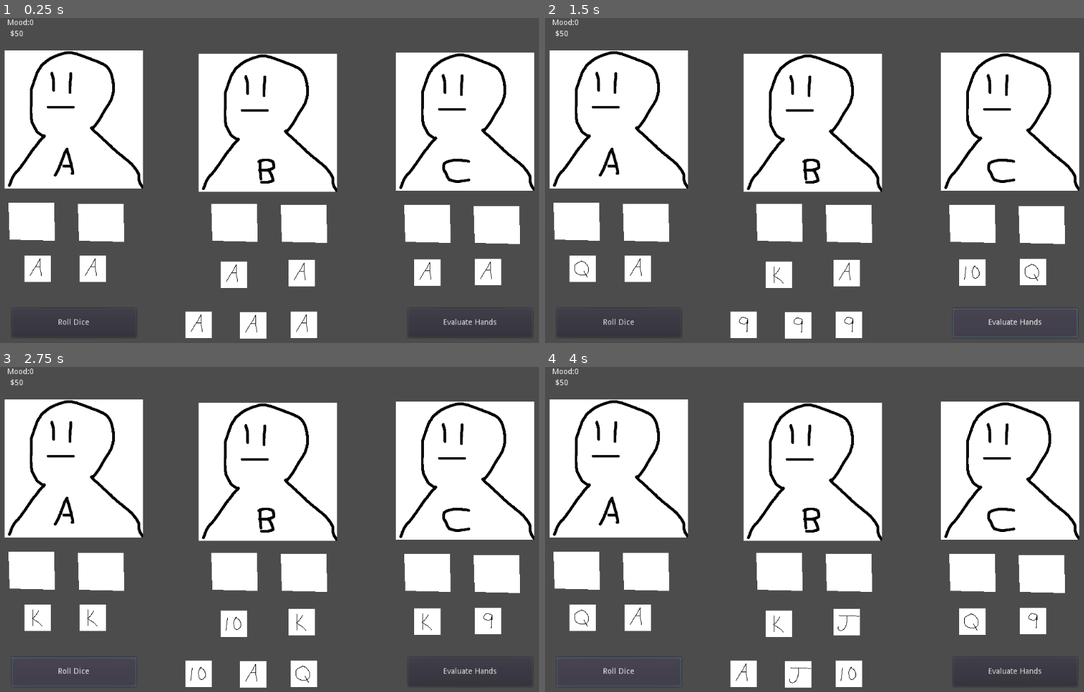
Above: before the commit, frames 1-4 (two rows, left to right).
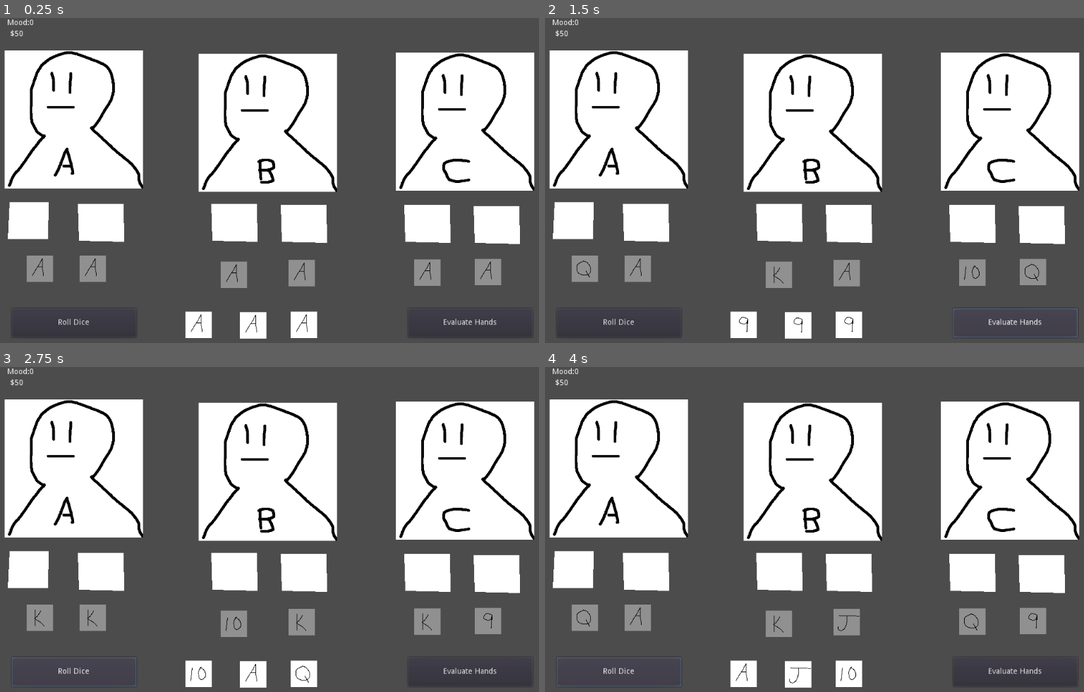
Above: after the commit, the same moments.

Repository: DiegoArmando/GMTK-Game-Jam-2022
Game: Godot game, scene res://Main.tscn
Same seed, same stepped clock (60 frames per second), same inputs: the game is played once before the commit and once after it.
Inputs:
- Up to frame 1 (0.25 s): no input
- Up to frame 2 (1.5 s): click "Roll Dice" at 0.5 s; click "Evaluate Hands" at 1.25 s
- Up to frame 3 (2.75 s): click "Roll Dice" at 2 s
- Up to frame 4 (4 s): click "Evaluate Hands" at 2.75 s; click "Roll Dice" at 3.5 s

The runs differ from the first frame. In frame 1, 2.7% of the frame differs, in the area x 1-94%, y 56-84%; in frame 2, 2.6%; in frame 3, 2.7%; in frame 4, 2.6%.

Commit message:
Added draggable dice

Diff:
--- a/Main.tscn
+++ b/Main.tscn
@@ -21,55 +21,58 @@
 
 [sub_resource type="SpriteFrames" id=1]
 animations = [ {
+"frames": [ ExtResource( 7 ) ],
+"loop": true,
+"name": "Neutral",
+"speed": 5.0
+}, {
+"frames": [ ExtResource( 6 ) ],
+"loop": true,
+"name": "Happy",
+"speed": 5.0
+}, {
 "frames": [ ExtResource( 1 ) ],
 "loop": true,
 "name": "Mad",
 "speed": 5.0
-}, {
-"frames": [ ExtResource( 7 ) ],
-"loop": true,
-"name": "Neutral",
-"speed": 5.0
-}, {
-"frames": [ ExtResource( 6 ) ],
-"loop": true,
-"name": "Happy",
-"speed": 5.0
 } ]
+
+[sub_resource type="RectangleShape2D" id=6]
+extents = Vector2( 33, 32.5 )
 
 [sub_resource type="SpriteFrames" id=2]
 animations = [ {
+"frames": [ ExtResource( 5 ) ],
+"loop": true,
+"name": "Neutral",
+"speed": 5.0
+}, {
+"frames": [ ExtResource( 8 ) ],
+"loop": true,
+"name": "Happy",
+"speed": 5.0
+}, {
 "frames": [ ExtResource( 3 ) ],
 "loop": true,
 "name": "Mad",
-"speed": 5.0
-}, {
-"frames": [ ExtResource( 5 ) ],
-"loop": true,
-"name": "Neutral",
-"speed": 5.0
-}, {
-"frames": [ ExtResource( 8 ) ],
-"loop": true,
-"name": "Happy",
 "speed": 5.0
 } ]
 
 [sub_resource type="SpriteFrames" id=3]
 animations = [ {
+"frames": [ ExtResource( 2 ) ],
+"loop": true,
+"name": "Neutral",
+"speed": 5.0
+}, {
+"frames": [ ExtResource( 4 ) ],
+"loop": true,
+"name": "Happy",
+"speed": 5.0
+}, {
 "frames": [ ExtResource( 9 ) ],
 "loop": true,
 "name": "Mad",
-"speed": 5.0
-}, {
-"frames": [ ExtResource( 2 ) ],
-"loop": true,
-"name": "Neutral",
-"speed": 5.0
-}, {
-"frames": [ ExtResource( 4 ) ],
-"loop": true,
-"name": "Happy",
 "speed": 5.0
 } ]
 
@@ -80,31 +83,34 @@
 "name": "9",
 "speed": 5.0
 }, {
+"frames": [ ExtResource( 15 ) ],
+"loop": true,
+"name": "K",
+"speed": 5.0
+}, {
+"frames": [ ExtResource( 17 ) ],
+"loop": true,
+"name": "A",
+"speed": 5.0
+}, {
 "frames": [ ExtResource( 14 ) ],
 "loop": true,
 "name": "10",
 "speed": 5.0
 }, {
+"frames": [ ExtResource( 13 ) ],
+"loop": true,
+"name": "J",
+"speed": 5.0
+}, {
 "frames": [ ExtResource( 12 ) ],
 "loop": true,
 "name": "Q",
 "speed": 5.0
-}, {
-"frames": [ ExtResource( 15 ) ],
-"loop": true,
-"name": "K",
-"speed": 5.0
-}, {
-"frames": [ ExtResource( 13 ) ],
-"loop": true,
-"name": "J",
-"speed": 5.0
-}, {
-"frames": [ ExtResource( 17 ) ],
-"loop": true,
-"name": "A",
-"speed": 5.0
 } ]
+
+[sub_resource type="RectangleShape2D" id=5]
+extents = Vector2( 24.5, 25.5 )
 
 [node name="Node2D" type="Node2D"]
 
@@ -132,8 +138,14 @@
 margin_right = 259.0
 margin_bottom = 62.0
 
-[node name="SlotA" type="Polygon2D" parent="P1"]
-polygon = PoolVector2Array( 32, 336, 115, 336, 116, 405, 34, 403 )
+[node name="Area2D" type="Area2D" parent="P1"]
+position = Vector2( 68, 367.5 )
+
+[node name="CollisionShape2D" type="CollisionShape2D" parent="P1/Area2D"]
+shape = SubResource( 6 )
+
+[node name="Polygon2D" type="Polygon2D" parent="P1/Area2D"]
+polygon = PoolVector2Array( -34, -32.5, 37, -32.5, 36, 34.5, -37, 34.5 )
 
 [node name="SlotB" type="Polygon2D" parent="P1"]
 position = Vector2( 126, 2 )
@@ -234,41 +246,94 @@
 [node name="DicePool" type="Node" parent="DiceBoss"]
 
 [node name="Die 1" type="AnimatedSprite" parent="DiceBoss/DicePool"]
-position = Vector2( 85, 456 )
-scale = Vector2( 0.0974999, 0.0974999 )
-frames = SubResource( 4 )
-animation = "A"
-script = ExtResource( 18 )
+modulate = Color( 0.568627, 0.568627, 0.568627, 1 )
+position = Vector2( 89, 456 )
+scale = Vector2( 0.0974999, 0.0974999 )
+frames = SubResource( 4 )
+animation = "A"
+script = ExtResource( 18 )
+
+[node name="KinematicBody2D" type="KinematicBody2D" parent="DiceBoss/DicePool/Die 1"]
+scale = Vector2( 10.2564, 10.2564 )
+input_pickable = true
+
+[node name="CollisionShape2D" type="CollisionShape2D" parent="DiceBoss/DicePool/Die 1/KinematicBody2D"]
+shape = SubResource( 5 )
 
 [node name="Die 2" type="AnimatedSprite" parent="DiceBoss/DicePool"]
+modulate = Color( 0.568627, 0.568627, 0.568627, 1 )
 position = Vector2( 185, 456 )
 scale = Vector2( 0.0974999, 0.0974999 )
 frames = SubResource( 4 )
 animation = "A"
+script = ExtResource( 18 )
+
+[node name="KinematicBody2D" type="KinematicBody2D" parent="DiceBoss/DicePool/Die 2"]
+scale = Vector2( 10.2564, 10.2564 )
+input_pickable = true
+
+[node name="CollisionShape2D" type="CollisionShape2D" parent="DiceBoss/DicePool/Die 2/KinematicBody2D"]
+shape = SubResource( 5 )
 
 [node name="Die 3" type="AnimatedSprite" parent="DiceBoss/DicePool"]
+modulate = Color( 0.568627, 0.568627, 0.568627, 1 )
 position = Vector2( 441, 467 )
 scale = Vector2( 0.0974999, 0.0974999 )
 frames = SubResource( 4 )
 animation = "A"
+script = ExtResource( 18 )
+
+[node name="KinematicBody2D" type="KinematicBody2D" parent="DiceBoss/DicePool/Die 3"]
+scale = Vector2( 10.2564, 10.2564 )
+input_pickable = true
+
+[node name="CollisionShape2D" type="CollisionShape2D" parent="DiceBoss/DicePool/Die 3/KinematicBody2D"]
+shape = SubResource( 5 )
 
 [node name="Die 4" type="AnimatedSprite" parent="DiceBoss/DicePool"]
+modulate = Color( 0.568627, 0.568627, 0.568627, 1 )
 position = Vector2( 564, 464 )
 scale = Vector2( 0.0974999, 0.0974999 )
 frames = SubResource( 4 )
 animation = "A"
+script = ExtResource( 18 )
+
+[node name="KinematicBody2D" type="KinematicBody2D" parent="DiceBoss/DicePool/Die 4"]
+scale = Vector2( 10.2564, 10.2564 )
+input_pickable = true
+
+[node name="CollisionShape2D" type="CollisionShape2D" parent="DiceBoss/DicePool/Die 4/KinematicBody2D"]
+shape = SubResource( 5 )
 
 [node name="Die 5" type="AnimatedSprite" parent="DiceBoss/DicePool"]
+modulate = Color( 0.568627, 0.568627, 0.568627, 1 )
 position = Vector2( 792, 463 )
 scale = Vector2( 0.0974999, 0.0974999 )
 frames = SubResource( 4 )
 animation = "A"
+script = ExtResource( 18 )
+
+[node name="KinematicBody2D" type="KinematicBody2D" parent="DiceBoss/DicePool/Die 5"]
+scale = Vector2( 10.2564, 10.2564 )
+input_pickable = true
+
+[node name="CollisionShape2D" type="CollisionShape2D" parent="DiceBoss/DicePool/Die 5/KinematicBody2D"]
+shape = SubResource( 5 )
 
 [node name="Die 6" type="AnimatedSprite" parent="DiceBoss/DicePool"]
+modulate = Color( 0.568627, 0.568627, 0.568627, 1 )
 position = Vector2( 902, 462 )
 scale = Vector2( 0.0974999, 0.0974999 )
 frames = SubResource( 4 )
 animation = "A"
+script = ExtResource( 18 )
+
+[node name="KinematicBody2D" type="KinematicBody2D" parent="DiceBoss/DicePool/Die 6"]
+scale = Vector2( 10.2564, 10.2564 )
+input_pickable = true
+
+[node name="CollisionShape2D" type="CollisionShape2D" parent="DiceBoss/DicePool/Die 6/KinematicBody2D"]
+shape = SubResource( 5 )
 
 [node name="RollButton" type="Button" parent="."]
 margin_left = 38.0
@@ -284,4 +349,16 @@
 margin_bottom = 581.0
 text = "Evaluate Hands"
 
+[connection signal="mouse_entered" from="DiceBoss/DicePool/Die 1/KinematicBody2D" to="DiceBoss/DicePool/Die 1" method="_on_KinematicBody2D_mouse_entered"]
+[connection signal="mouse_exited" from="DiceBoss/DicePool/Die 1/KinematicBody2D" to="DiceBoss/DicePool/Die 1" method="_on_KinematicBody2D_mouse_exited"]
+[connection signal="mouse_entered" from="DiceBoss/DicePool/Die 2/KinematicBody2D" to="DiceBoss/DicePool/Die 2" method="_on_KinematicBody2D_mouse_entered"]
+[connection signal="mouse_exited" from="DiceBoss/DicePool/Die 2/KinematicBody2D" to="DiceBoss/DicePool/Die 2" method="_on_KinematicBody2D_mouse_exited"]
+[connection signal="mouse_entered" from="DiceBoss/DicePool/Die 3/KinematicBody2D" to="DiceBoss/DicePool/Die 3" method="_on_KinematicBody2D_mouse_entered"]
+[connection signal="mouse_exited" from="DiceBoss/DicePool/Die 3/KinematicBody2D" to="DiceBoss/DicePool/Die 3" method="_on_KinematicBody2D_mouse_exited"]
+[connection signal="mouse_entered" from="DiceBoss/DicePool/Die 4/KinematicBody2D" to="DiceBoss/DicePool/Die 4" method="_on_KinematicBody2D_mouse_entered"]
+[connection signal="mouse_exited" from="DiceBoss/DicePool/Die 4/KinematicBody2D" to="DiceBoss/DicePool/Die 4" method="_on_KinematicBody2D_mouse_exited"]
+[connection signal="mouse_entered" from="DiceBoss/DicePool/Die 5/KinematicBody2D" to="DiceBoss/DicePool/Die 5" method="_on_KinematicBody2D_mouse_entered"]
+[connection signal="mouse_exited" from="DiceBoss/DicePool/Die 5/KinematicBody2D" to="DiceBoss/DicePool/Die 5" method="_on_KinematicBody2D_mouse_exited"]
+[connection signal="mouse_entered" from="DiceBoss/DicePool/Die 6/KinematicBody2D" to="DiceBoss/DicePool/Die 6" method="_on_KinematicBody2D_mouse_entered"]
+[connection signal="mouse_exited" from="DiceBoss/DicePool/Die 6/KinematicBody2D" to="DiceBoss/DicePool/Die 6" method="_on_KinematicBody2D_mouse_exited"]
 [connection signal="pressed" from="RollButton" to="DiceBoss" method="_on_RollButton_pressed"]
--- a/PublicDie.gd
+++ b/PublicDie.gd
@@ -1,6 +1,8 @@
 extends AnimatedSprite
 
 var held = false
+var grabbable = false
+onready var kmb = get_node("KinematicBody2D")
 
 # Declare member variables here. Examples:
 # var a = 2
@@ -13,12 +15,25 @@
 
 
 func _input(event):
-	pass
-	#if event is InputEventMouseButton and event.pressed and event.button_index == BUTTON_LEFT:
-	#	if get_rect().has_point(to_local(event.position)):
-	#		held = true
+	if event is InputEventMouseButton and event.pressed and event.button_index == BUTTON_LEFT:
+		if grabbable and not held:
+			held = true
+	elif event is InputEventMouseButton and not event.pressed and event.button_index == BUTTON_LEFT:
+		held = false
+	elif event is InputEventMouseMotion and held:
+		position = event.position
 
 
 # Called every frame. 'delta' is the elapsed time since the previous frame.
 #func _process(delta):
+#	if held:
+#		position =
 #	pass
+
+
+func _on_KinematicBody2D_mouse_entered():
+	grabbable = true
+
+
+func _on_KinematicBody2D_mouse_exited():
+	grabbable = false
Not shown: 1 places in Main.tscn that only renumber resources
